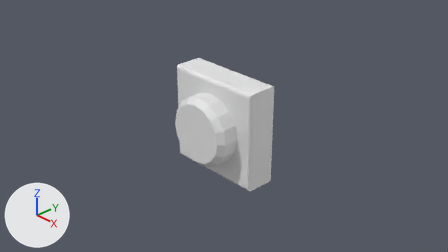
An edit to the Blender file Res/BlenderSrc/SwitchOFF.blend, drawn before and after from the same camera.
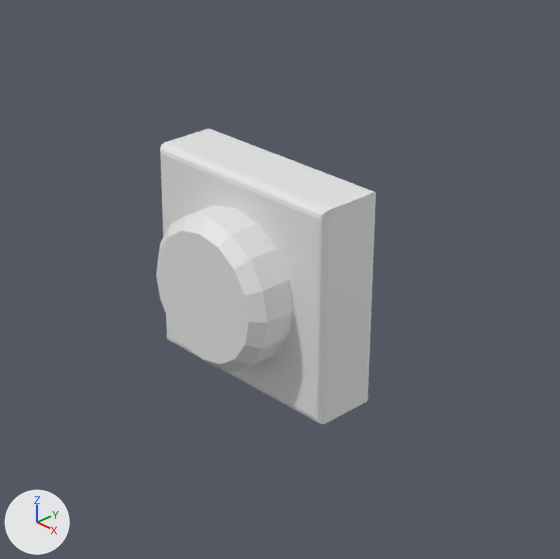
Each version appears first from the file's camera 'Camera', and next in a close-up on the part from 23% to 80% of the width and 0% to 100% of the height. The axes (+X, +Y, +Z) are drawn at lower left. The lights are the same throughout.

The older version as bpy lines, for what is in view:
```python
me_cube_001 = bpy.data.meshes.new('Cube.001')
me_cube_001.from_pydata(...)  # 32 vertices, 30 faces; spans x -0.95..0.95, y -0.29..0.29, z -0.92..0.92
me_cylinder_001 = bpy.data.meshes.new('Cylinder.001')
me_cylinder_001.from_pydata(...)  # 48 vertices, 34 faces; spans x -0.655..0.655, y -0.673..-0.248, z -0.655..0.655
ob_cube = bpy.data.objects.new('Cube', me_cube_001)
ob_cube.location = (0.0, 0.0, 0.0)
ob_cylinder = bpy.data.objects.new('Cylinder', me_cylinder_001)
ob_cylinder.location = (0.0, 0.0, 0.0)
```
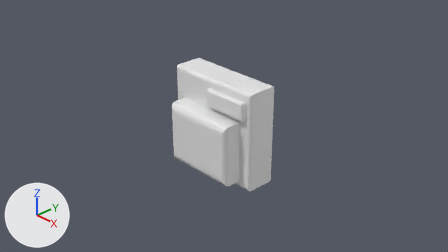
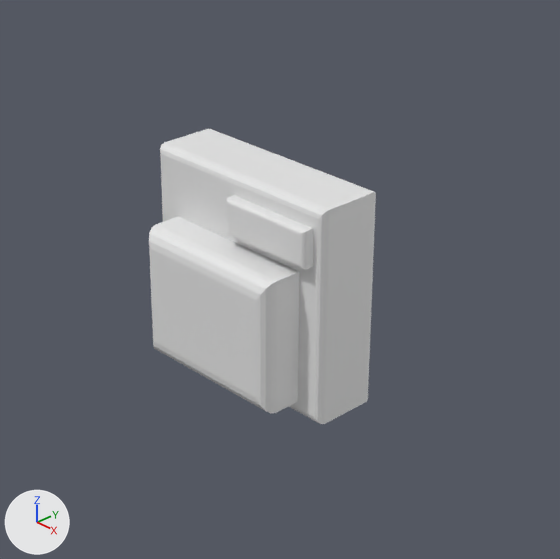
Boxes (x1, y1, x2, y2) around the edits, measured in the close-ups (560 x 559 px):
'Cube.002', added: after (149, 217, 299, 413)
'Cylinder', deleted: before (156, 205, 294, 372)
'Cube.001', added: after (227, 195, 313, 270)

Patch to the scene script:
```diff
--- a/Res/BlenderSrc/SwitchOFF.blend.py
+++ b/Res/BlenderSrc/SwitchOFF.blend.py
@@ me_cube_002 @@
+me_cube_002.from_pydata(...)  # 24 vertices, 22 faces; spans x -0.712..0.712, y -0.659..-0.282, z -0.795..0.357
@@ me_cube @@
+me_cube.from_pydata(...)  # 20 vertices, 18 faces; spans x -0.014..0.853, y -0.396..-0.255, z 0.448..0.762
@@ ob_cylinder @@
-ob_cylinder = bpy.data.objects.new('Cylinder', me_cylinder_001)
-ob_cylinder.location = (0.0, 0.0, 0.0)
@@ ob_cube_002 @@
+ob_cube_002 = bpy.data.objects.new('Cube.002', me_cube_002)
+ob_cube_002.location = (0.0, 0.0, 0.0)
@@ ob_cube_001 @@
+ob_cube_001 = bpy.data.objects.new('Cube.001', me_cube)
+ob_cube_001.location = (0.0, 0.0, 0.0)
```
